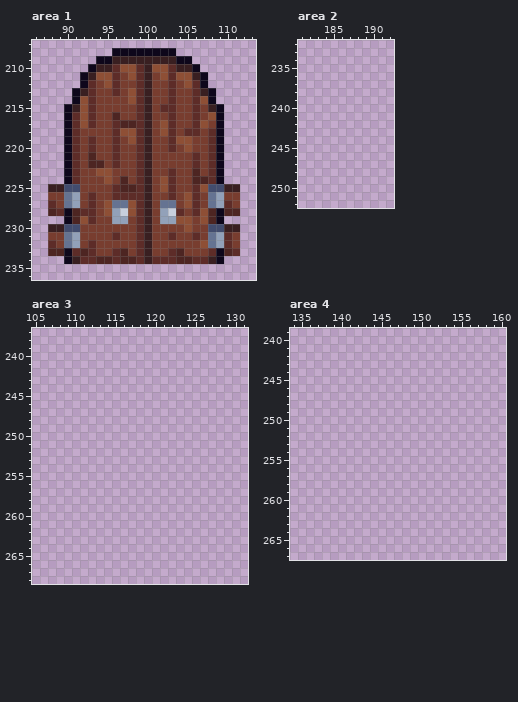
Two versions of one pixel-art file, BurningKnight/Content/Animations/props.ase. Above: the version before the commit.
256x376 pixels, 1 frame. Shown: area 1: x 86..113, y 207..236; area 2: x 181..192, y 232..252; area 3: x 105..131, y 237..268; area 4: x 134..160, y 239..267. The commit also changed other parts of the picture, which this record leaves out.
And afterwards:
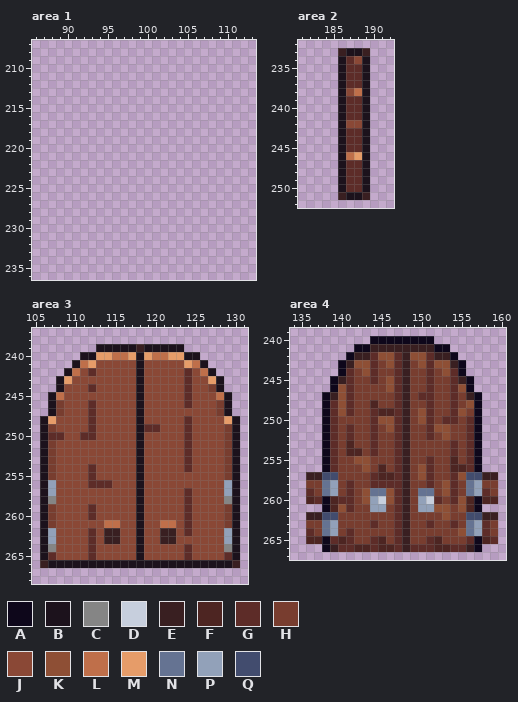
Palette (. is transparent): A #0e071b  B #1c121c  C #858585  D #c7cfdd  E #391f21  F #4d2522  G #5d2c28  H #783d2f  J #8a4836  K #8e4f35  L #bf6f4a  M #e69c69  N #657392  P #92a1b9  Q #424c6e
What changed:
Changed rows in their new state; - is an unchanged pixel.
Area 1:
first column x 88:
208 --------........--------
209 ------............------
210 -----..............-----
211 ----................----
212 ----................----
213 ---..................---
214 ---..................---
215 --....................--
216 --....................--
217 --....................--
218 --....................--
219 --....................--
220 --....................--
221 --....................--
222 --....................--
223 --....................--
224 --....................--
225 ........................
226 ........................
227 ........................
228 ........................
229 --....................--
230 ........................
231 ........................
232 ........................
233 ........................
234 --....................--
Area 2:
first column x 186:
233 EBBE
234 BGJB
235 BGGB
236 BGGB
237 BGGB
238 BJLB
239 BGGB
240 BGGB
241 BGGB
242 BJJB
243 BGGB
244 BGGB
245 BGGB
246 BLMB
247 BGGB
248 BGGB
249 BGGB
250 BGGB
251 EBBE
Area 3:
first column x 106:
239 -------BBBBBEBBBBB-------
240 -----BBMMLLMBMLLMMBB-----
241 ----BLMJJJJJBJJJJJMLB----
242 ---BLJGJJJJJBJJJJJGJLB---
243 --BMJJJJJJJJBJJJJJGJJMB--
244 --BJJJGJJJJJBJJJJJGJJHB--
245 -BLJJJJJJJJJBJJJJJGJJJLB-
246 -BHJJJGJJJJJBJJJJJGJJJHB-
247 -BHJJJGJJJJJBJJJJJJJJJHB-
248 BMJJJJGJJJJJBJJJJJGJJJJMB
249 BHJJJJGJJJJJBGGJJJGJJJJHB
250 BGGJJGGJJJJJBJJJJJGJJJJHB
251 BHJJJJJJJJJJBJJJJJGJJJJHB
252 BHJJJJJJJJJJBJJJJJGJJJJHB
253 BHJJJJJJJJJJBJJJJJGJJJJHB
254 BHJJJJGJJJJJBJJJJJGJJJJHB
255 BHJJJJGJJJJJBJJJJJJJJJJHB
256 BPJJJJGGGJJJBJJJJJJJJJJPB
257 BPJJJJJJJJJJBJJJJJGJJJJPB
258 BCJJJJJJJJJJBJJJJJGJJJJCB
259 BHJJJJGJJJJJBJJJJJGJJJJHB
260 BHJJJJGJJJJJBJJJJJGJJJJHB
261 BHJJJJJJLLJJBJJLLJGJJJJHB
262 BPJJJJGJEEJJBJJEEJGJJJJPB
263 BPJJJJGJEEJJBJJEEJJJJJJPB
264 BCJJJJGJJJJJBJJJJJGJJJJCB
265 BGJJJJGJJJJJBJJJJJGJJJJGB
266 EBBBBBBBBBBBBBBBBBBBBBBBE
Area 4:
first column x 136:
240 --------AAAAAAAA--------
241 ------AAEEEEEEEEAA------
242 -----AEEGKKGEKKGEEA-----
243 ----AEKKGHKGEHKGKKEA----
244 ----AGHKGHHGEHHGHKGA----
245 ---AEGHHGHKGEHHGHHGEA---
246 ---AKGHHHHKGEHHGHHGKA---
247 --AEKGHHHHHGEHGGHHGHEA--
248 --AGKGHHFHHGEHHGHHGHKA--
249 --AGKGHHGFFGEHKGHHGKHA--
250 --AGHHHHGKKGEHKGHGGHGA--
251 --AGHGHHGHKGEHHGKKHHGA--
252 --AGHGHHGHHGEHHGHKHHGA--
253 --AGHFHHGHHGEHHHHHGHGA--
254 --AGHFFHGHHGEHHHHHGHGA--
255 --AGHHKKHHHGEHHGHHFHGA--
256 --AGHHHKHFHGEHKGHHFFGA--
257 EEQQHHHHGFFGEHKGHHGKQQEE
258 HHNPHGHHGGGGEHHGHKGHNPHH
259 GHNPHGHKNNKGEHNNHKGHNPGH
260 FGAFGGHKPDKGEHPDGHGKFAFF
261 --AFKGHHPPHGEHPPKKHKFA--
262 EEQQHHHHHHHGEHHHHKHHQQEE
263 HHNPHHHHGHHGEHHGHHGHNPGH
264 GHNPHGHHHHHGEHHHHHHKNPGH
265 FFAGFGHHGFHGEHHGFHHHGAFG
266 --AEGGFFGFFGEGGGFFGGEA--
Where, in picture pixels (left, top, right, bottom), the same in both pictures:
erased: (48, 48, 240, 264)
added: (338, 48, 370, 200)
added: (40, 344, 240, 568)
added: (306, 336, 498, 552)
